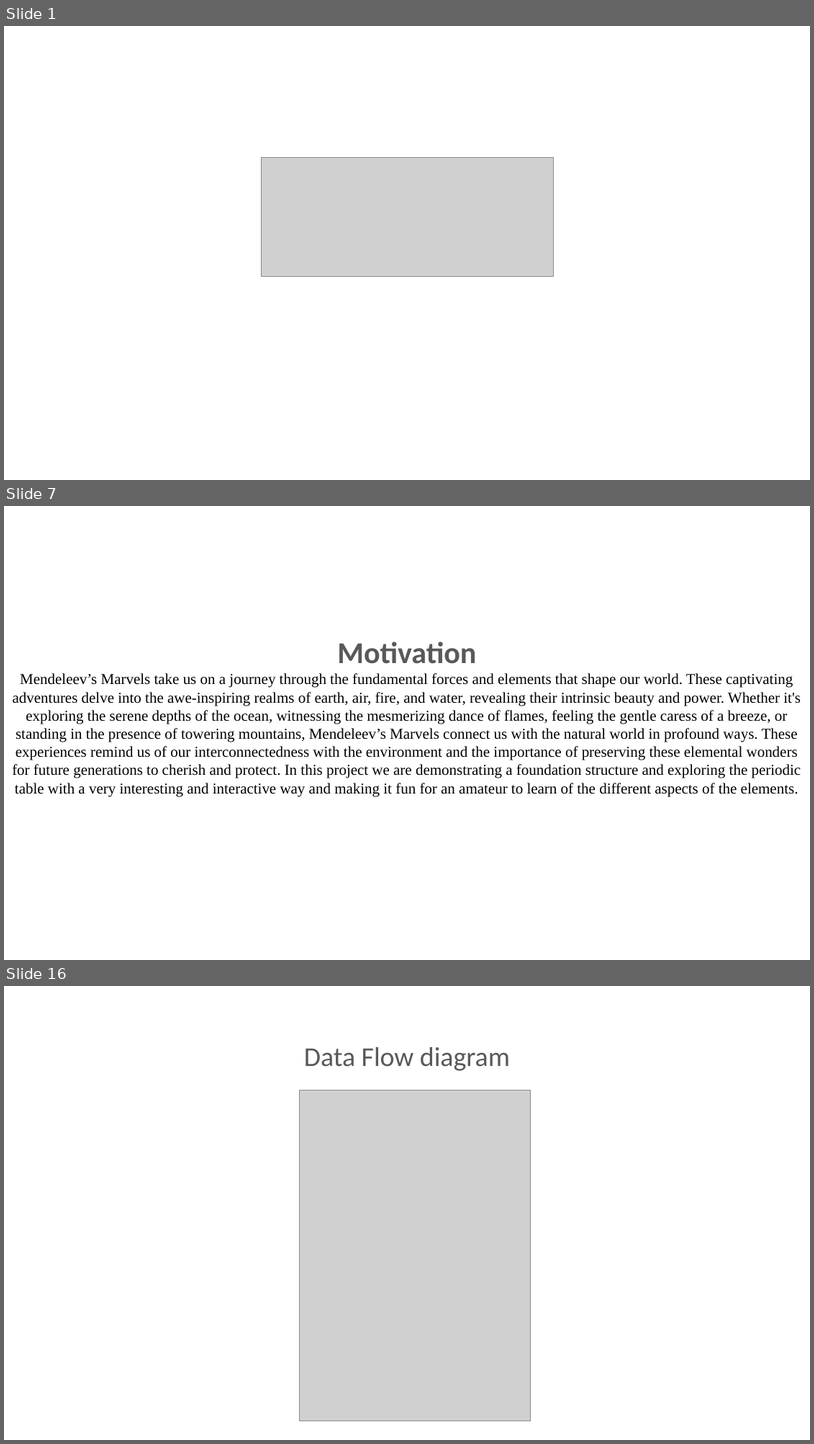
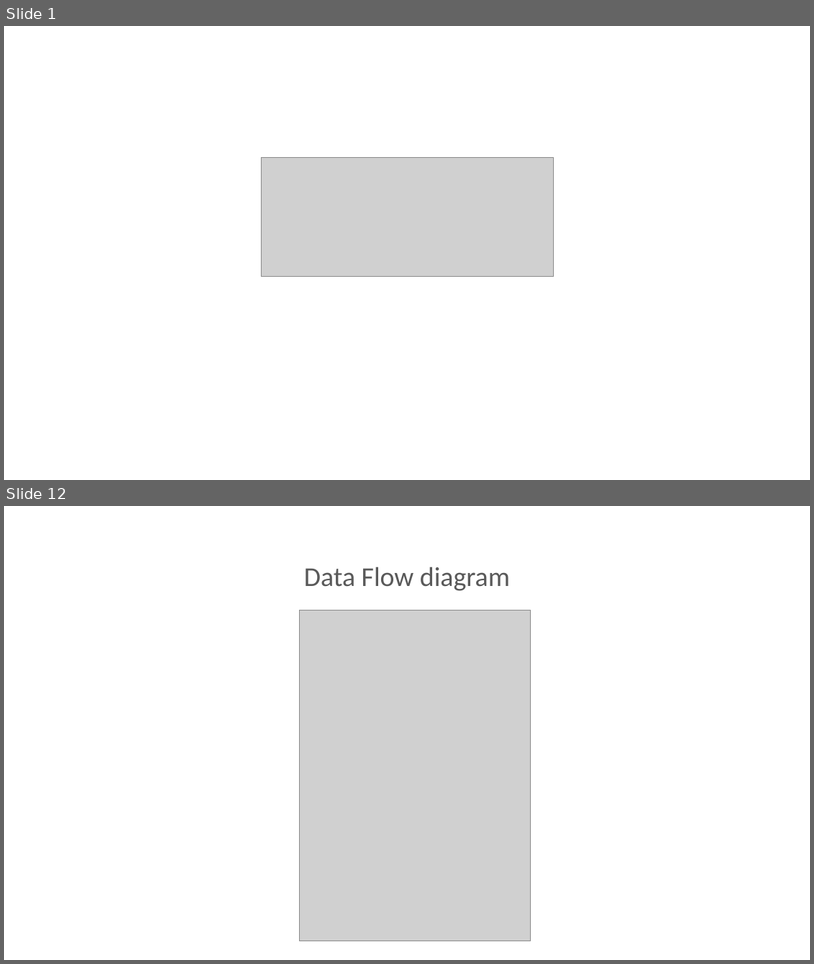
Before and after one commit to shahanxali/Mendeleev-s-Marvel, a slide deck: PPT_.pptx. Shown one above the other, each under a label of ours: slides 1, 7 and 16 before the commit, slides 1 and 12 after it; the slides between them are not shown. The pictures are 814x1444 and 814x964 pixels, drawn with LibreOffice and Linux fonts; fonts in the diff are those of the drawing; grey boxes stand for pictures; background and template pictures are left out. Boxes give left, top, right and bottom in pixels: in the first picture for what was removed or moved away, otherwise in the second. Text is boxed around its words. In the diff, an @@ line names an element or a change of style, - is before the commit and + after.

```diff
--- a/PPT_.pptx
+++ b/PPT_.pptx
@@ slide 7 removed at [4,506,810,960], background picture (left out) @@
@@ title removed at [12,641,802,796] @@
-Motivation
-Mendeleev’s Marvels take us on a journey through the fundamental forces and elements that shape our world. These captivating adventures delve into the awe-inspiring realms of earth, air, fire, and water, revealing their intrinsic beauty and power. Whether it's exploring the serene depths of the ocean, witnessing the mesmerizing dance of flames, feeling the gentle caress of a breeze, or standing in the presence of towering mountains, Mendeleev’s Marvels connect us with the natural world in profound ways. These experiences remind us of our interconnectedness with the environment and the importance of preserving these elemental wonders for future generations to cherish and protect. In this project we are demonstrating a foundation structure and exploring the periodic table with a very interesting and interactive way and making it fun for an amateur to learn of the different aspects of the elements.
@@ what was slide 16 is now slide 12 @@
```
Also in this commit, not shown: 9 slides changed, 4 slides added, 7 other slides removed, 7 other files.
